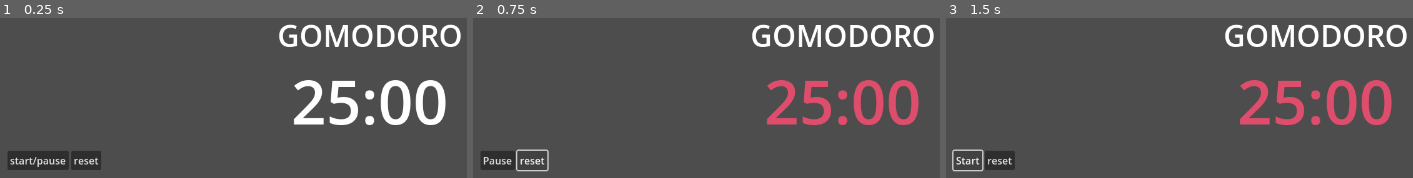
Above: before the commit, frames 1-3 (left to right).
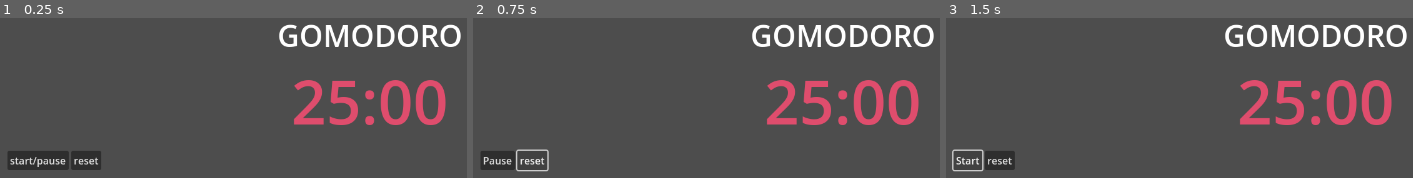
Above: after the commit, the same moments.

Repository: misbah-ullah01/gomodoro
Game: Godot game, scene res://scenes/main/MainUI.tscn
The game is run twice, just before and just after one commit, with the same random seed, the same clock (stepped at 60 frames per second) and the same inputs.
Inputs:
- Up to frame 1 (0.25 s): no input
- Up to frame 2 (0.75 s): click "reset" at 0.5 s
- Up to frame 3 (1.5 s): click "Pause" at 1.25 s

The runs differ from the first frame. In frame 1, 3.9% of the frame differs, in the area x 62-96%, y 38-67%; in frame 2, nothing differs; in frame 3, nothing differs.

Commit message:
Debugged: Fixed TimerManager reset funactionality, reset did not properly reset the timer and focus count' Fixed color transition bug, initially coler was white and then shifted to focused color mode when reset pressed, Now color will be focus mode when app is opened and change accordingly

Diff:
--- a/scenes/main/MainUI.tscn
+++ b/scenes/main/MainUI.tscn
@@ -37,6 +37,7 @@
 
 [node name="TimerDisplay" type="Label" parent="MarginContainer/VBoxContainer"]
 layout_mode = 2
+theme_override_colors/font_color = Color(1, 1, 1, 1)
 theme_override_font_sizes/font_size = 98
 text = "display time"
 horizontal_alignment = 1
--- a/scripts/TimerManager.gd
+++ b/scripts/TimerManager.gd
@@ -18,7 +18,7 @@
 var focus_count = 0
 
 func _ready():
-	timer_display.add_theme_color_override("font_color", Color.WHITE)
+	timer_display.add_theme_color_override("font_color", Color(0.875, 0.302, 0.428, 1.0))
 	update_display()
 	progress.max_value = time_left
 	progress.value = 0
@@ -97,6 +97,7 @@
 	start_pause()
 
 func _on_reset_pressed() -> void:
+	focus_count = 0
 	_set_phase("focus")
 
 func _on_mini_game_button_pressed() -> void:
